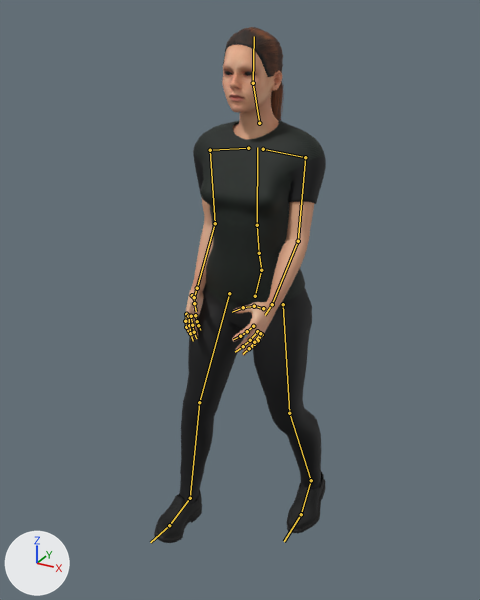
Renders of the glTF model public/models/npcs/candice-boksburg.glb from each side of a commit.
Camera for both pictures: a 50 mm camera at (0.923, -1.806, 1.781) aimed at (-0.057, -0.024, 0.89). Lighting does not change. The marker at lower left points along +X, +Y and +Z. The older version comes first. Both versions are drawn at frame 12 of the action 'walk'; the numbers are the values there. The bones that change, and the others that lie on the model, are drawn over the model as lines.

Names of what the first picture shows: 'EyesMesh', 'HairShoesMesh', 'OutfitMesh', 'SkinMesh'.
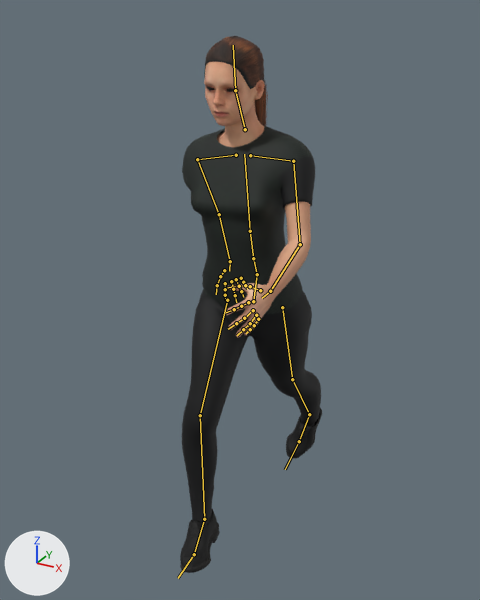
Changed parts and their boxes (x1, y1, x2, y2) in the pictures (480 x 600 px):
```json
{"object": "OutfitMesh", "change": "posed", "before": [179, 120, 326, 500], "after": [182, 125, 321, 521]}
{"object": "SkinMesh", "change": "posed", "before": [185, 45, 314, 356], "after": [204, 62, 311, 338], "on screen": "17% narrower, 11% shorter"}
{"object": "HairShoesMesh", "change": "posed", "before": [154, 27, 325, 543], "after": [180, 36, 322, 573], "on screen": "17% narrower"}
{"object": "EyesMesh", "change": "posed", "before": [225, 72, 252, 76], "after": [207, 87, 234, 92]}
{"bone": "Hips", "before": "(255, 296) to (261, 270)", "after": "(253, 301) to (257, 274)"}
{"bone": "Spine", "before": "(261, 270) to (259, 253)", "after": "(257, 274) to (253, 258)"}
{"bone": "Chest", "before": "(259, 253) to (257, 225)", "after": "(253, 258) to (250, 231)"}
{"bone": "UpperArm_L", "before": "(305, 157) to (298, 241)", "after": "(293, 161) to (300, 244)"}
{"bone": "LowerArm_L", "before": "(298, 241) to (272, 304)", "after": "(300, 244) to (270, 291)"}
{"bone": "UpperArm_R", "before": "(210, 150) to (215, 223)", "after": "(197, 159) to (219, 214)"}
{"bone": "LowerArm_R", "before": "(215, 223) to (197, 288)", "after": "(219, 214) to (230, 261)"}
{"bone": "Head", "before": "(253, 83) to (254, 36)", "after": "(235, 90) to (233, 45)"}
{"bone": "UpperLeg_L", "before": "(283, 304) to (289, 413)", "after": "(282, 307) to (292, 379)"}
{"bone": "LowerLeg_L", "before": "(289, 413) to (311, 480)", "after": "(292, 379) to (309, 414)"}
{"bone": "Foot_L", "before": "(311, 480) to (301, 514)", "after": "(309, 414) to (299, 441)"}
{"bone": "UpperLeg_R", "before": "(229, 293) to (199, 402)", "after": "(227, 300) to (200, 415)"}
{"bone": "LowerLeg_R", "before": "(199, 402) to (190, 498)", "after": "(200, 415) to (204, 519)"}
{"bone": "Foot_R", "before": "(190, 498) to (169, 525)", "after": "(204, 519) to (194, 554)"}
```

Scene script edits in JSON lines:
```json
{"block": "bone_hips", "where": "bone_hips = bpy.data.objects['Npc_candice-boksburg'].pose.bones['Hips']  # child of 'Root'"}
{"op": "set", "path": "bone_hips.location", "old": "(0.0, 0.0, 0.0)", "new": "(-0.005, -0.017, -0.011)"}
{"op": "set", "path": "bone_hips.rotation_quaternion", "old": "(1.0, 0.0, -0.007, 0.003)", "new": "(0.998, 0.053, 0.005, 0.039)", "note": "degrees (0, -1, 0) -> degrees (6, 0, 5)"}
{"block": "bone_spine", "where": "bone_spine = bpy.data.objects['Npc_candice-boksburg'].pose.bones['Spine']  # child of 'Hips'"}
{"op": "set", "path": "bone_spine.rotation_quaternion", "old": "(1.0, -0.009, 0.0, -0.009)", "new": "(0.999, -0.026, -0.016, -0.016)", "note": "degrees (-1, 0, -1) -> degrees (-3, -2, -2)"}
{"block": "bone_chest", "where": "bone_chest = bpy.data.objects['Npc_candice-boksburg'].pose.bones['Chest']  # child of 'Spine'"}
{"op": "set", "path": "bone_chest.rotation_quaternion", "old": "(1.0, -0.013, 0.0, 0.017)", "new": "(0.999, -0.03, 0.001, 0.031)", "note": "degrees (-1, 0, 2) -> degrees (-3, 0, 4)"}
{"block": "bone_upperarm_l", "where": "bone_upperarm_l = bpy.data.objects['Npc_candice-boksburg'].pose.bones['UpperArm_L']  # child of 'clavicle_l'"}
{"op": "set", "path": "bone_upperarm_l.rotation_quaternion", "old": "(0.933, 0.073, -0.028, -0.351)", "new": "(0.952, 0.156, -0.027, -0.261)", "note": "degrees (9, 0, -41) -> degrees (18, 2, -30)"}
{"block": "bone_lowerarm_l", "where": "bone_lowerarm_l = bpy.data.objects['Npc_candice-boksburg'].pose.bones['LowerArm_L']  # child of 'UpperArm_L'"}
{"op": "set", "path": "bone_lowerarm_l.rotation_quaternion", "old": "(1.0, 0.0, 0.0, 0.0)", "new": "(0.992, 0.121, -0.018, -0.026)", "note": "degrees (0, 0, 0) -> degrees (14, -2, -3)"}
{"block": "bone_upperarm_r", "where": "bone_upperarm_r = bpy.data.objects['Npc_candice-boksburg'].pose.bones['UpperArm_R']  # child of 'clavicle_r'"}
{"op": "set", "path": "bone_upperarm_r.rotation_quaternion", "old": "(0.933, -0.073, -0.028, 0.351)", "new": "(0.849, -0.384, 0.325, 0.158)", "note": "degrees (-9, 0, 41) -> degrees (-48, 42, 2)"}
{"block": "bone_lowerarm_r", "where": "bone_lowerarm_r = bpy.data.objects['Npc_candice-boksburg'].pose.bones['LowerArm_R']  # child of 'UpperArm_R'"}
{"op": "set", "path": "bone_lowerarm_r.rotation_quaternion", "old": "(1.0, 0.0, 0.0, 0.0)", "new": "(0.959, -0.28, 0.036, -0.008)", "note": "degrees (0, 0, 0) -> degrees (-33, 4, -2)"}
{"block": "bone_head", "where": "bone_head = bpy.data.objects['Npc_candice-boksburg'].pose.bones['Head']  # child of 'neck_01'"}
{"op": "set", "path": "bone_head.rotation_quaternion", "old": "(1.0, 0.003, 0.0, -0.006)", "new": "(0.994, 0.096, -0.006, -0.045)", "note": "degrees (0, 0, -1) -> degrees (11, 0, -5)"}
{"block": "bone_upperleg_l", "where": "bone_upperleg_l = bpy.data.objects['Npc_candice-boksburg'].pose.bones['UpperLeg_L']  # child of 'Hips'"}
{"op": "set", "path": "bone_upperleg_l.rotation_quaternion", "old": "(1.0, 0.023, 0.002, -0.005)", "new": "(-0.968, -0.223, -0.109, -0.029)", "note": "degrees (3, 0, -1) -> degrees (27, 11, 6)"}
{"block": "bone_lowerleg_l", "where": "bone_lowerleg_l = bpy.data.objects['Npc_candice-boksburg'].pose.bones['LowerLeg_L']  # child of 'UpperLeg_L'"}
{"op": "set", "path": "bone_lowerleg_l.rotation_quaternion", "old": "(0.991, 0.135, 0.01, -0.002)", "new": "(0.998, 0.067, 0.0, 0.013)", "note": "degrees (15, 1, 0) -> degrees (8, 0, 1)"}
{"block": "bone_foot_l", "where": "bone_foot_l = bpy.data.objects['Npc_candice-boksburg'].pose.bones['Foot_L']  # child of 'LowerLeg_L'"}
{"op": "set", "path": "bone_foot_l.rotation_quaternion", "old": "(0.999, -0.041, -0.004, -0.005)", "new": "(0.987, 0.067, -0.149, 0.008)", "note": "degrees (-5, -1, -1) -> degrees (8, -17, 0)"}
{"block": "bone_upperleg_r", "where": "bone_upperleg_r = bpy.data.objects['Npc_candice-boksburg'].pose.bones['UpperLeg_R']  # child of 'Hips'"}
{"op": "set", "path": "bone_upperleg_r.rotation_quaternion", "old": "(0.99, -0.129, 0.015, -0.058)", "new": "(0.936, -0.3, -0.088, -0.163)", "note": "degrees (-15, 1, -7) -> degrees (-33, -15, -15)"}
{"block": "bone_lowerleg_r", "where": "bone_lowerleg_r = bpy.data.objects['Npc_candice-boksburg'].pose.bones['LowerLeg_R']  # child of 'UpperLeg_R'"}
{"op": "set", "path": "bone_lowerleg_r.rotation_quaternion", "old": "(0.997, 0.078, -0.007, 0.001)", "new": "(0.972, 0.231, 0.0, -0.043)", "note": "degrees (9, -1, 0) -> degrees (27, 1, -5)"}
{"block": "bone_foot_r", "where": "bone_foot_r = bpy.data.objects['Npc_candice-boksburg'].pose.bones['Foot_R']  # child of 'LowerLeg_R'"}
{"op": "set", "path": "bone_foot_r.rotation_quaternion", "old": "(0.999, -0.048, 0.004, 0.003)", "new": "(0.989, -0.015, 0.15, 0.007)", "note": "degrees (-5, 0, 0) -> degrees (-2, 17, 1)"}
```
